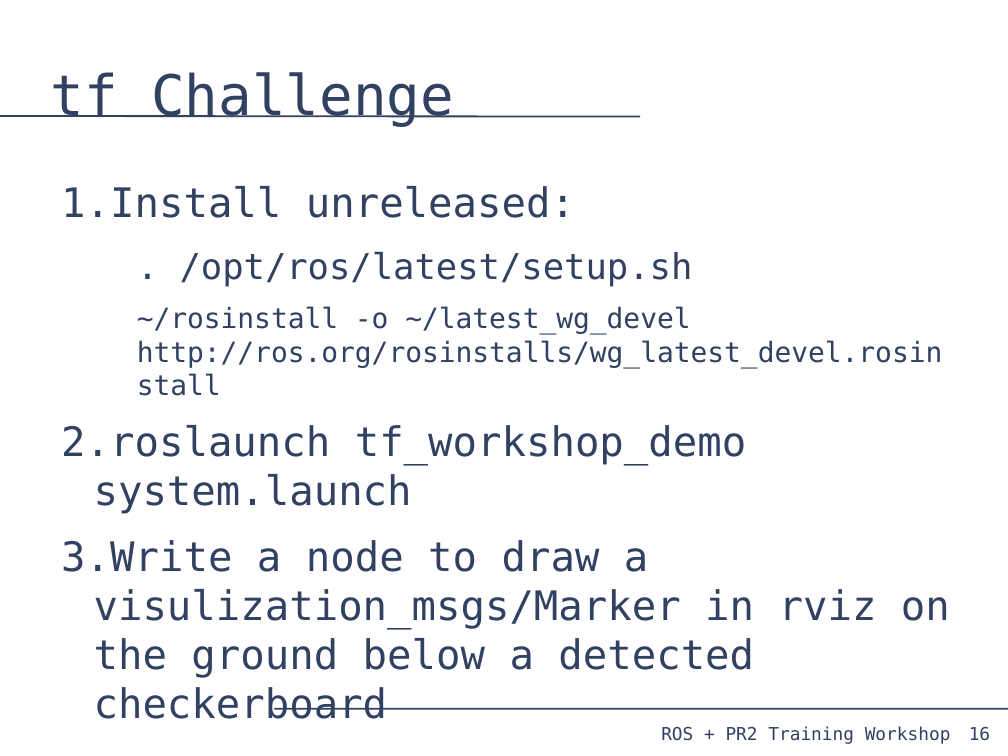
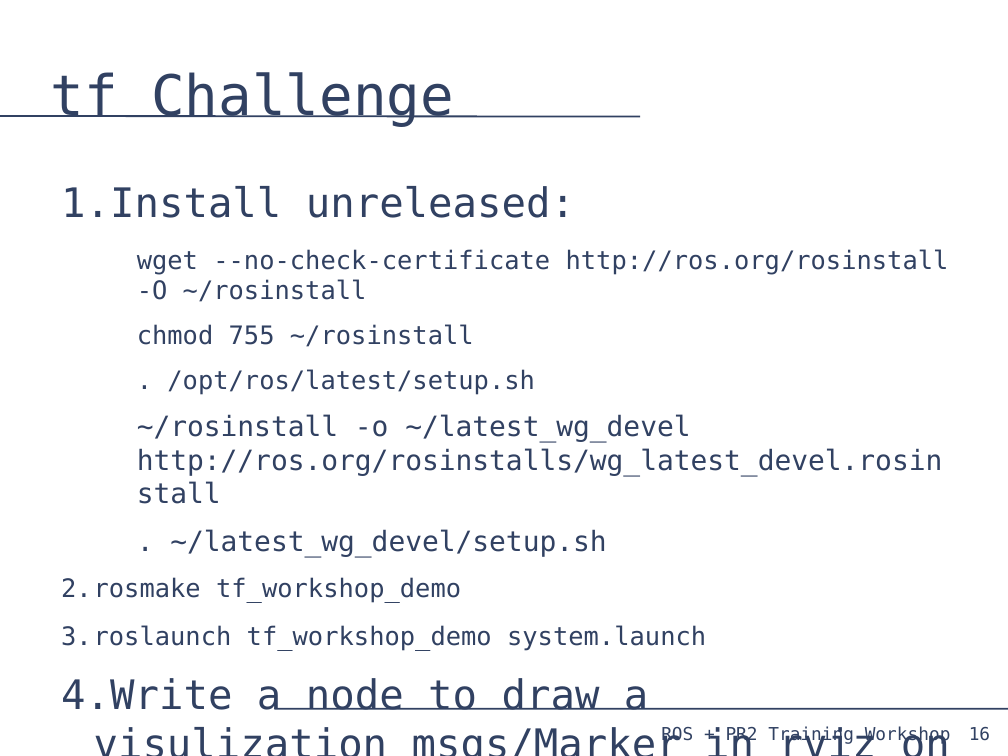
Before and after one commit to PR2/pr2_docs, a slide deck: slide 16 of pr2_training_workshop/tf/tf_training.odp. Drawn at 1008x756 pixels with LibreOffice and Linux fonts; fonts in the diff are those of the drawing. Boxes give left, top, right and bottom in pixels: in the first picture for what was removed or moved away, otherwise in the second. Text is boxed around its words. In the diff, an @@ line names an element or a change of style, - is before the commit and + after.

Commit message:
tf changes from presentation

```diff
--- a/pr2_training_workshop/tf/tf_training.odp
+++ b/pr2_training_workshop/tf/tf_training.odp
@@ text at bbox=[137, 249, 949, 347]: paragraphs added @@
+  wget --no-check-certificate http://ros.org/rosinstall -O ~/rosinstall
+  chmod 755 ~/rosinstall
@@ text at bbox=[61, 369, 706, 651]: size 28 to 20 pt in ". /opt/ros/latest/setup.sh"; size 32 to 20 pt in "roslaunch tf_workshop_demo system.launch" @@
@@ text at bbox=[61, 529, 606, 603]: paragraphs added @@
+  . ~/latest_wg_devel/setup.sh
+2. rosmake tf_workshop_demo
```
